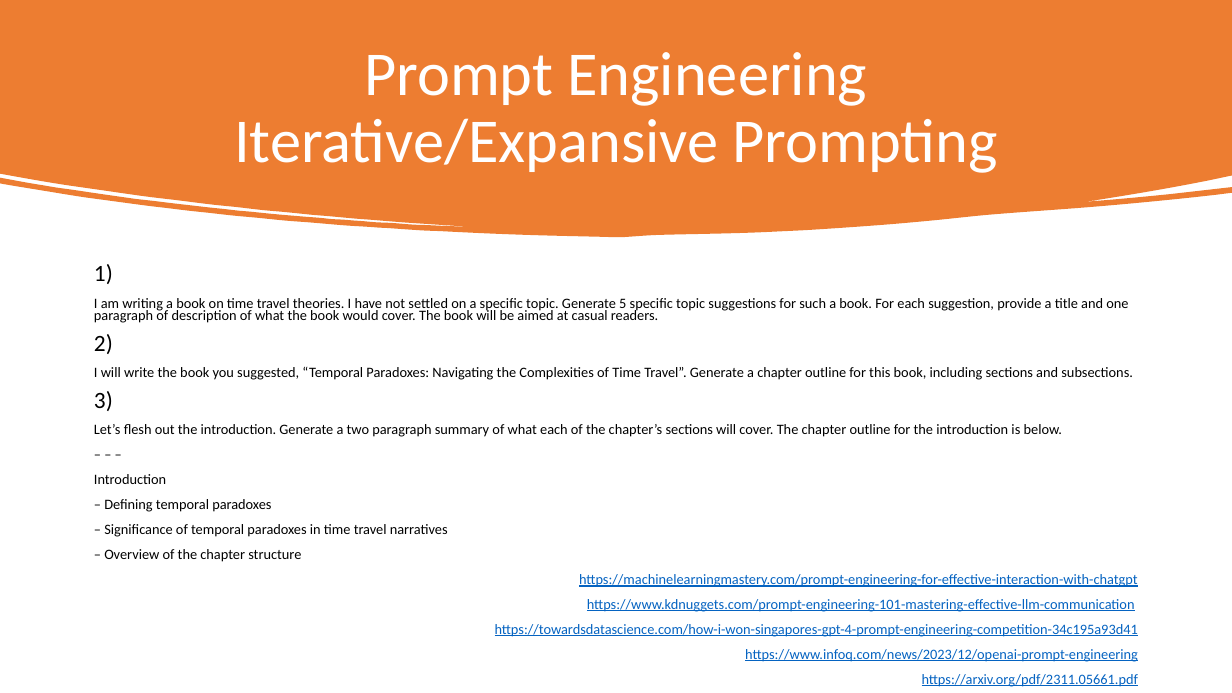
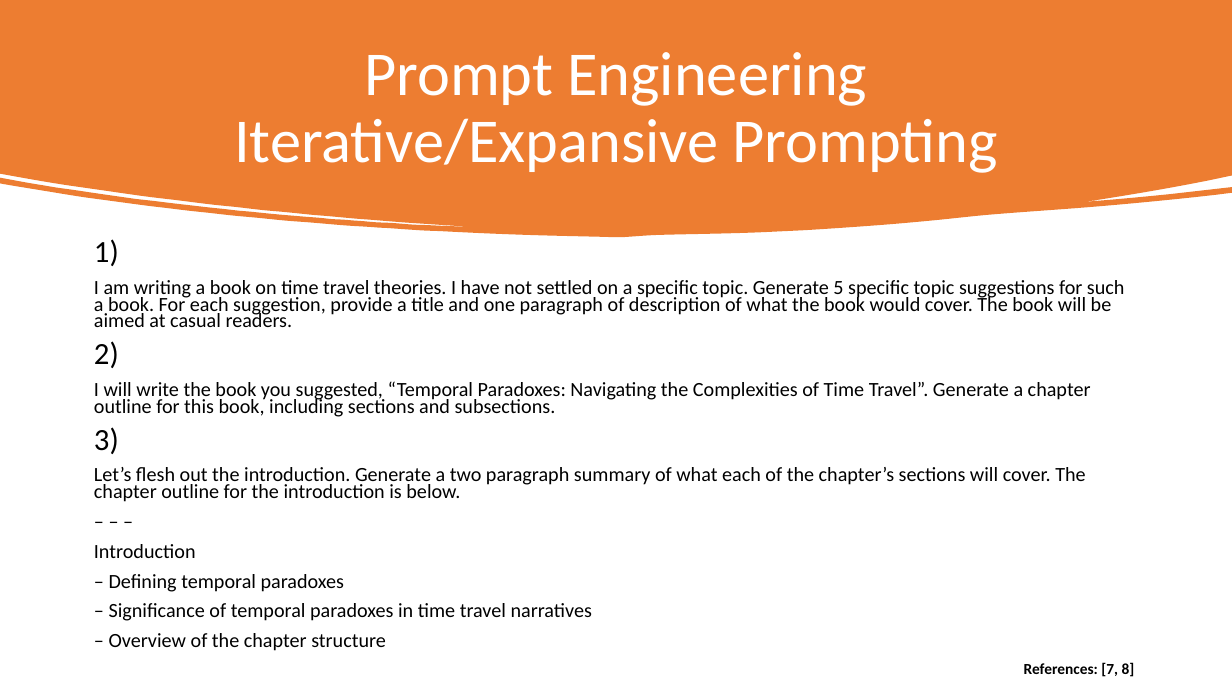
Before and after one commit to zhaw-iwi/singlestateconversation, a slide deck: slide 20 of docs/sources/LMs.pptx. Drawn at 1232x693 pixels with LibreOffice and Linux fonts; fonts in the diff are those of the drawing. Boxes give left, top, right and bottom in pixels: in the first picture for what was removed or moved away, otherwise in the second. Text is boxed around its words. In the diff, an @@ line names an element or a change of style, - is before the commit and + after.

```diff
--- a/docs/sources/LMs.pptx
+++ b/docs/sources/LMs.pptx
@@ text "1)": place and size @@
-text "1)" at (94, 264, 1138, 687)
+text "1)" at (94, 239, 1135, 677)
@@ text at (94, 239, 1125, 651): size 18.2 to 24.1 pt in "1)", "2)", "3)"; size 11.2 to 15.7 pt @@
@@ text at (1024, 662, 1135, 677): text changed; size 11.2 to 12 pt; text colour #0563C1 to #000000; bold on @@
-https://machinelearningmastery.com/prompt-engineering-for-effective-interaction-with-chatgpt
-https://www.kdnuggets.com/prompt-engineering-101-mastering-effective-llm-communication
-https://towardsdatascience.com/how-i-won-singapores-gpt-4-prompt-engineering-competition-34c195a93d41
-https://www.infoq.com/news/2023/12/openai-prompt-engineering
-https://arxiv.org/pdf/2311.05661.pdf
+References: [7, 8]
```
Also in this commit, not shown: 6 other slides changed, 1 slide added, 1 slide removed, 1 other file.
